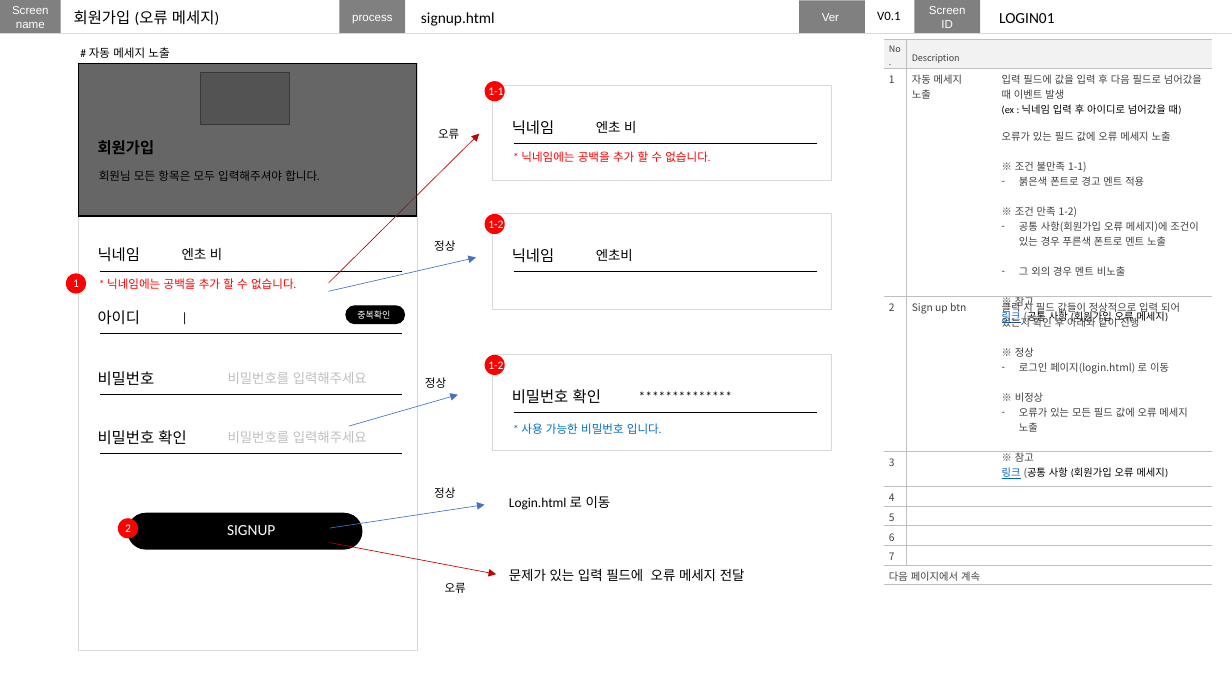
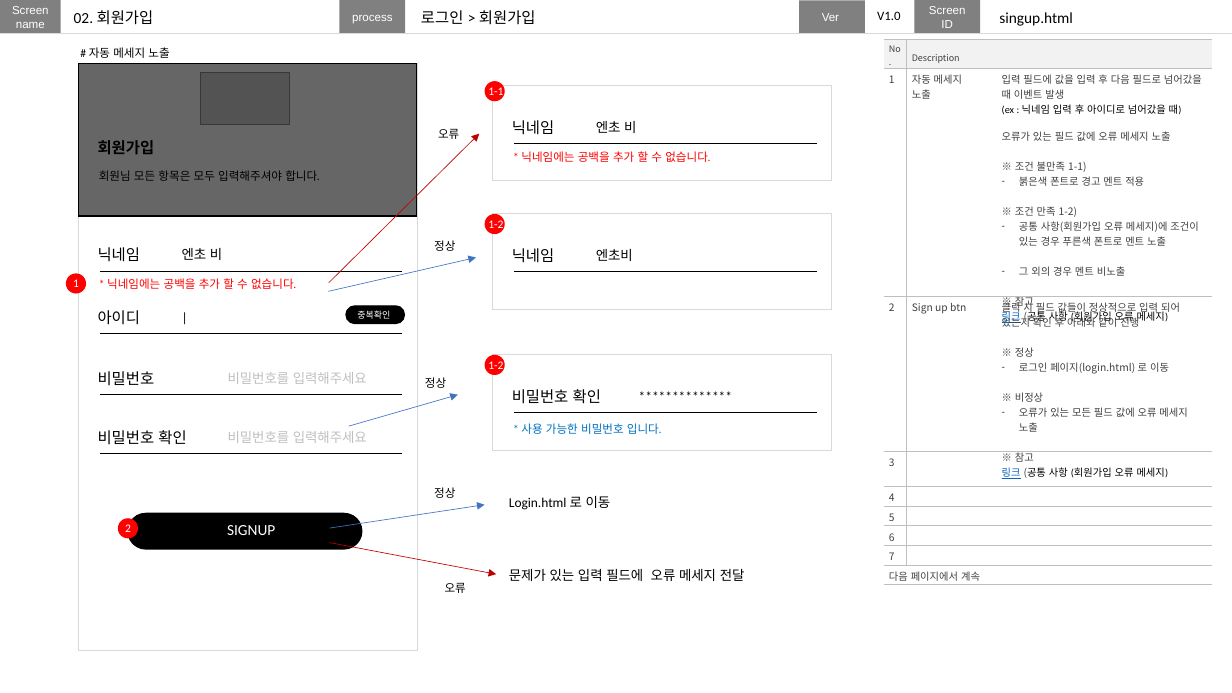
Before and after one commit to nohminkyoung/final_anchovy, a slide deck: slide 15 of plan/finalproject.pptx (slide 21 before the commit). Drawn at 1232x693 pixels with LibreOffice and Linux fonts; fonts in the diff are those of the drawing; grey boxes stand for pictures. Boxes give left, top, right and bottom in pixels: in the first picture for what was removed or moved away, otherwise in the second. Text is boxed around its words. In the diff, an @@ line names an element or a change of style, - is before the commit and + after.

```diff
--- a/plan/finalproject.pptx
+++ b/plan/finalproject.pptx
@@ text at [74,10,154,25]: text changed @@
-회원가입 (오류 메세지)
+02. 회원가입
@@ text at [421,10,536,25]: text changed @@
-signup.html
+로그인 > 회원가입
@@ text at [877,11,900,20]: text changed @@
-V0.1
+V1.0
@@ text removed at [999,13,1054,23] @@
-LOGIN01
@@ text added at [999,12,1073,26], 12 pt, text #000000 @@
+singup.html
```
Also in this commit, not shown: 29 other slides changed, 7 slides added, 9 slides removed.
